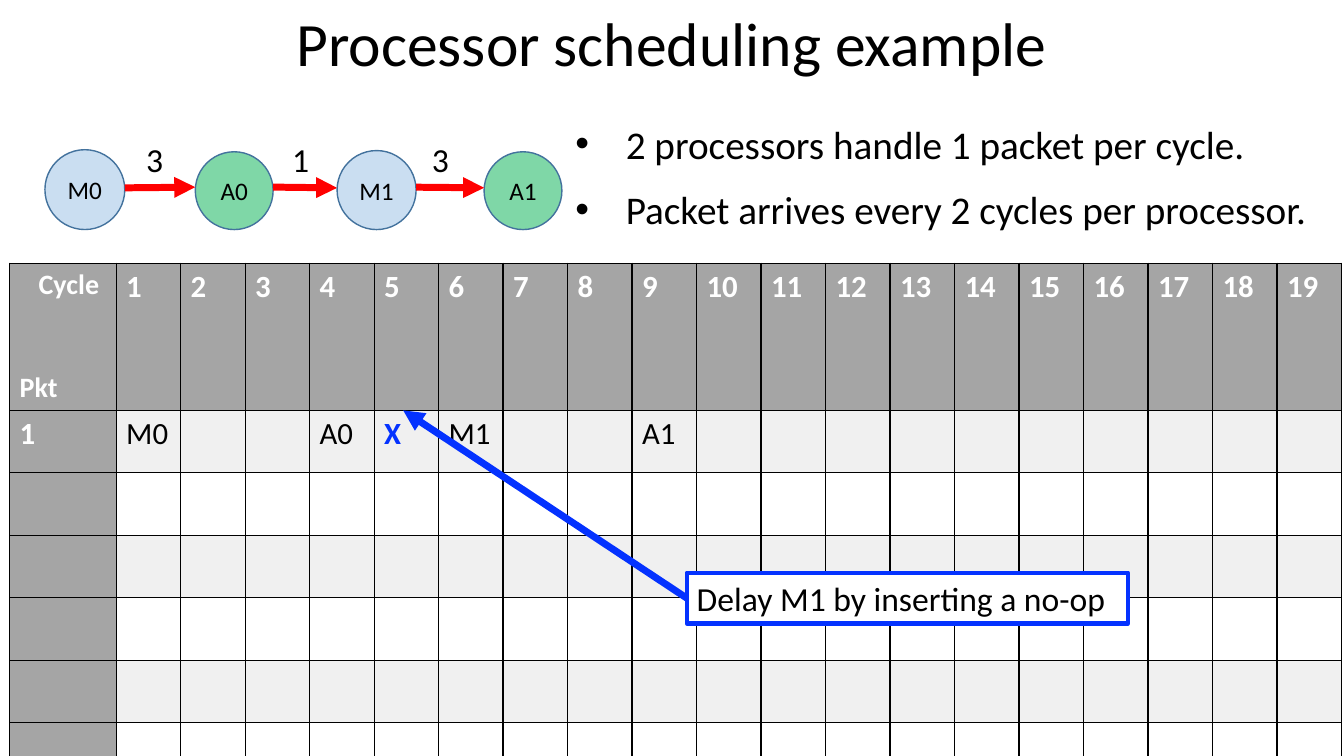
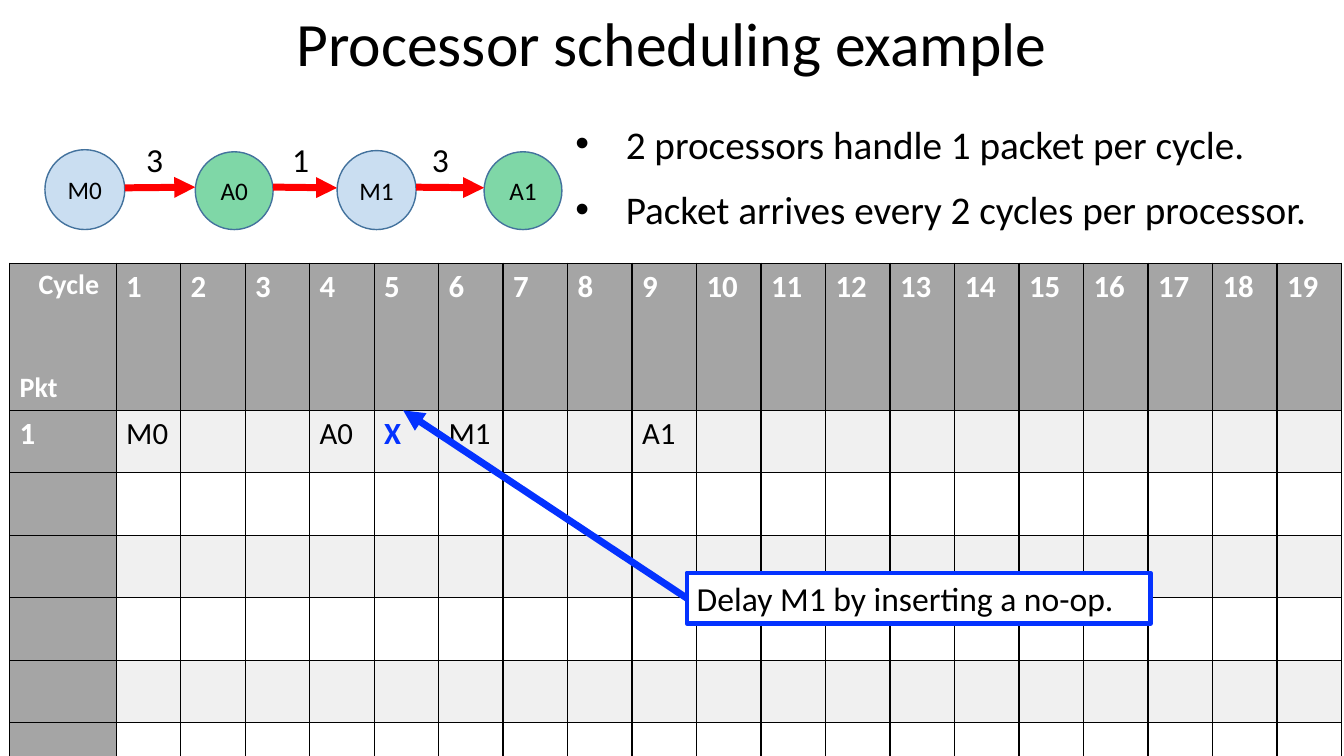
Before and after one commit to anirudhSK/drmt_talk, a slide deck: slide 19 of drmt_sigcomm.pptx. Drawn at 1344x756 pixels with LibreOffice and Linux fonts; fonts in the diff are those of the drawing. Boxes give left, top, right and bottom in pixels: in the first picture for what was removed or moved away, otherwise in the second. Text is boxed around its words. In the diff, an @@ line names an element or a change of style, - is before the commit and + after.

```diff
--- a/drmt_sigcomm.pptx
+++ b/drmt_sigcomm.pptx
@@ rectangle "Delay M1 by inserting a ...": place and size @@
-rectangle "Delay M1 by inserting a ..." at <box>687,573,1128,623</box>
+rectangle "Delay M1 by inserting a ..." at <box>687,573,1150,623</box>
@@ text in rectangle at <box>697,587,1113,617</box>: text changed @@
-Delay M1 by inserting a no-op
+Delay M1 by inserting a no-op.
```
Also in this commit, not shown: 4 other slides changed.
